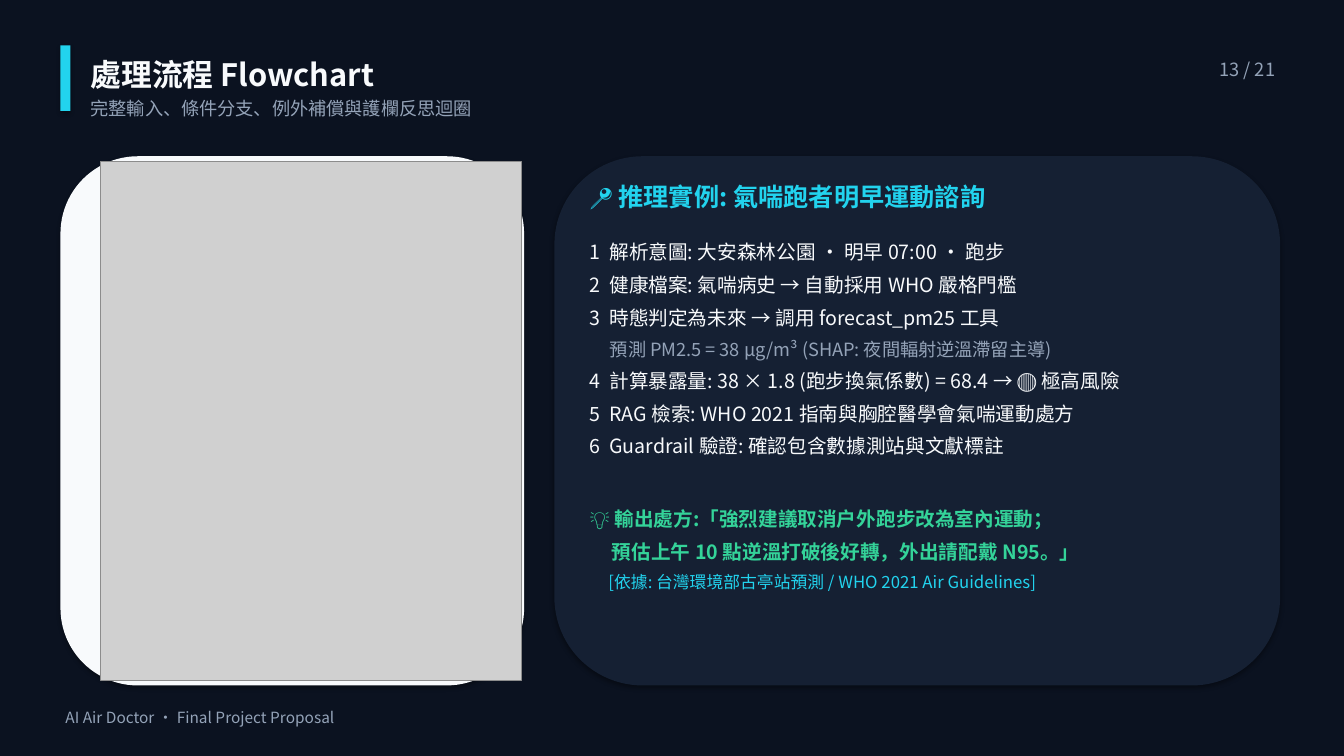
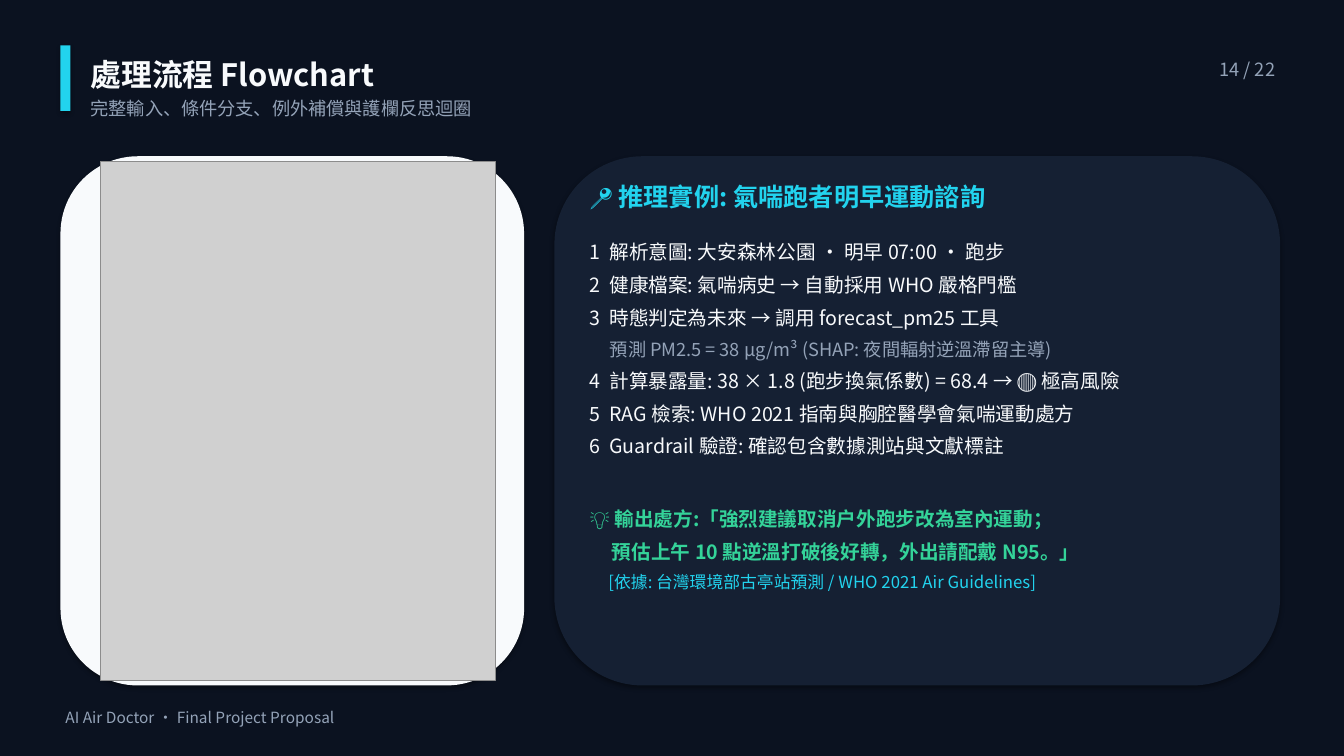
Before and after one commit to ajidohf9/DIC3_Proposal_Refactor_OpenSpec, a slide deck: slide 14 of docs/Proposal_AI_Air_Doctor.pptx (slide 13 before the commit). Drawn at 1344x756 pixels with LibreOffice and Linux fonts; fonts in the diff are those of the drawing; grey boxes stand for pictures. Boxes give left, top, right and bottom in pixels: in the first picture for what was removed or moved away, otherwise in the second. Text is boxed around its words. In the diff, an @@ line names an element or a change of style, - is before the commit and + after.

```diff
--- a/docs/Proposal_AI_Air_Doctor.pptx
+++ b/docs/Proposal_AI_Air_Doctor.pptx
@@ text at (1220,62,1275,76): text changed @@
-13 / 21
+14 / 22
@@ picture: place and size @@
-picture at (101,161,521,681)
+picture at (101,161,495,681)
```
Also in this commit, not shown: 19 other slides changed, 1 slide added, 12 other files.
